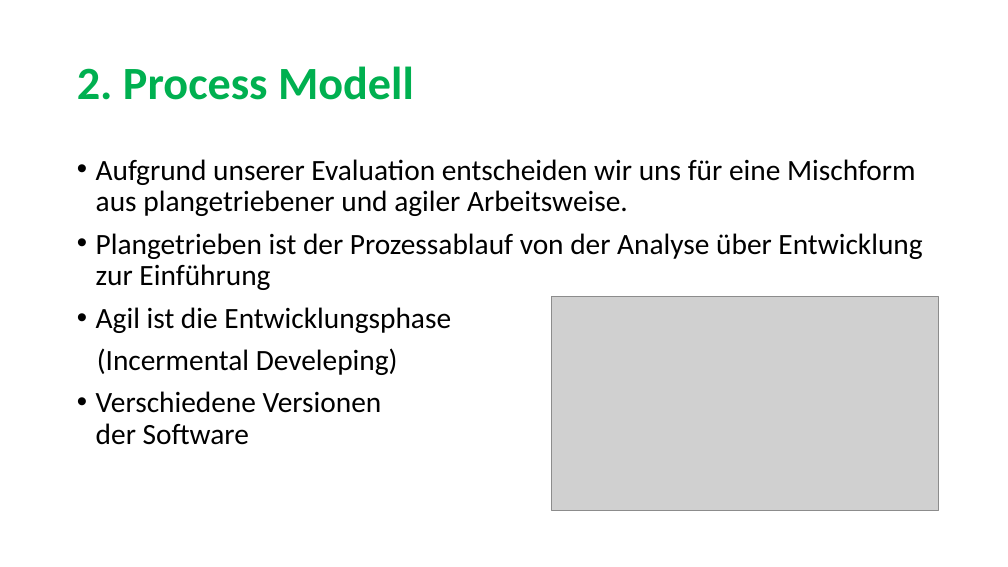
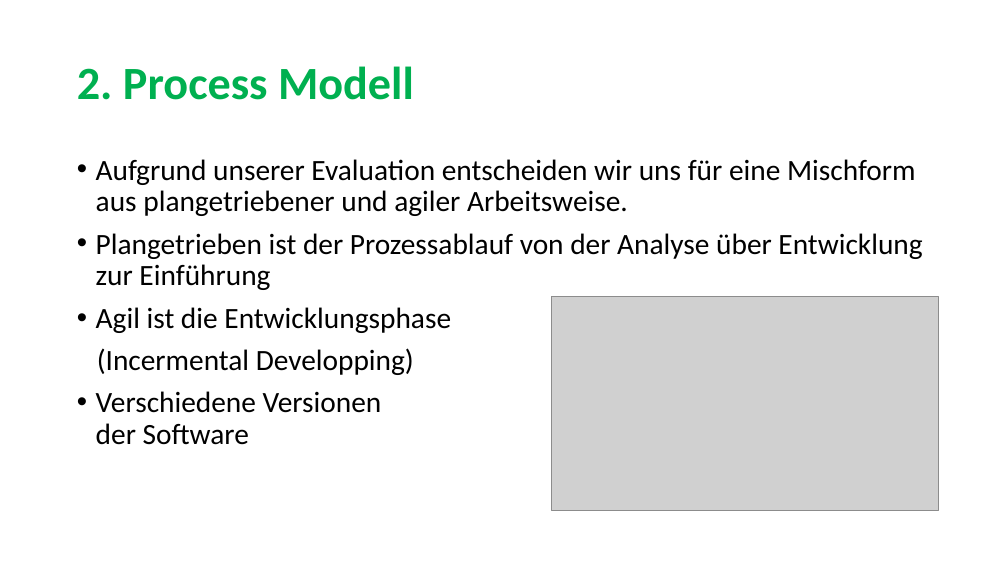
Before and after one commit to sarahmele/ch.bfh.btx8081.w2015.green, a slide deck: slide 4 of doc/task02/Task2.pptx. Drawn at 1008x567 pixels with LibreOffice and Linux fonts; fonts in the diff are those of the drawing; grey boxes stand for pictures. Boxes give left, top, right and bottom in pixels: in the first picture for what was removed or moved away, otherwise in the second. Text is boxed around its words. In the diff, an @@ line names an element or a change of style, - is before the commit and + after.

```diff
--- a/doc/task02/Task2.pptx
+++ b/doc/task02/Task2.pptx
@@ text at <box>97,348,414,375</box>: text changed @@
-(Incermental Develeping)
+(Incermental Developping)
```
Also in this commit, not shown: 1 other slide changed, 1 slide added.
